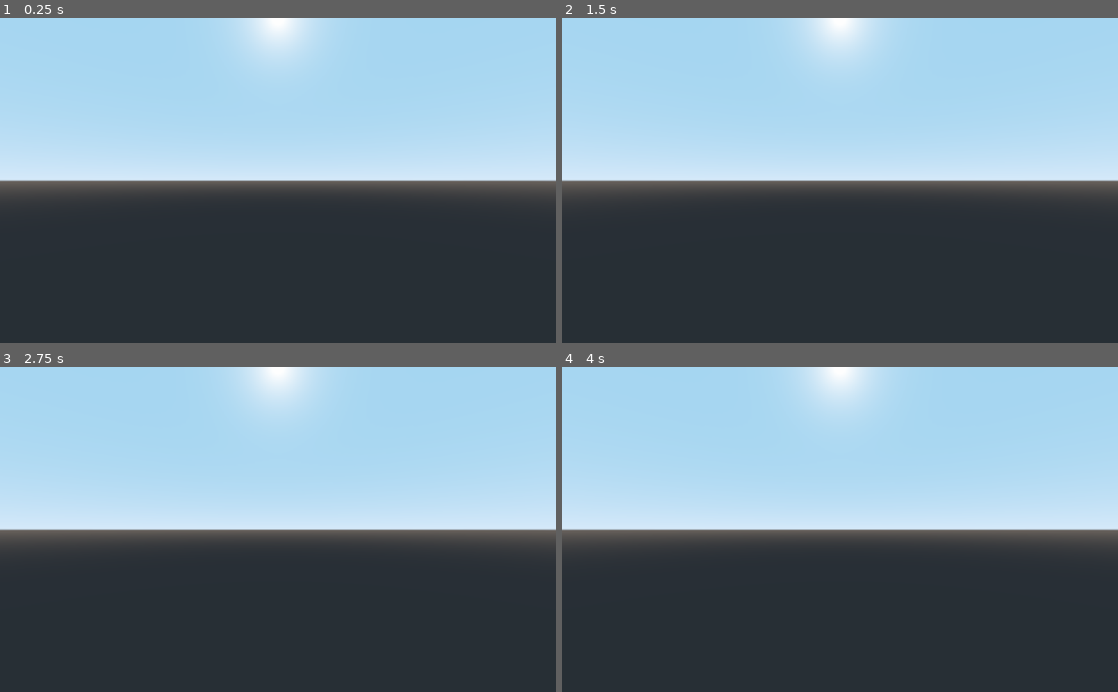
Above: before the commit, frames 1-4 (two rows, left to right).
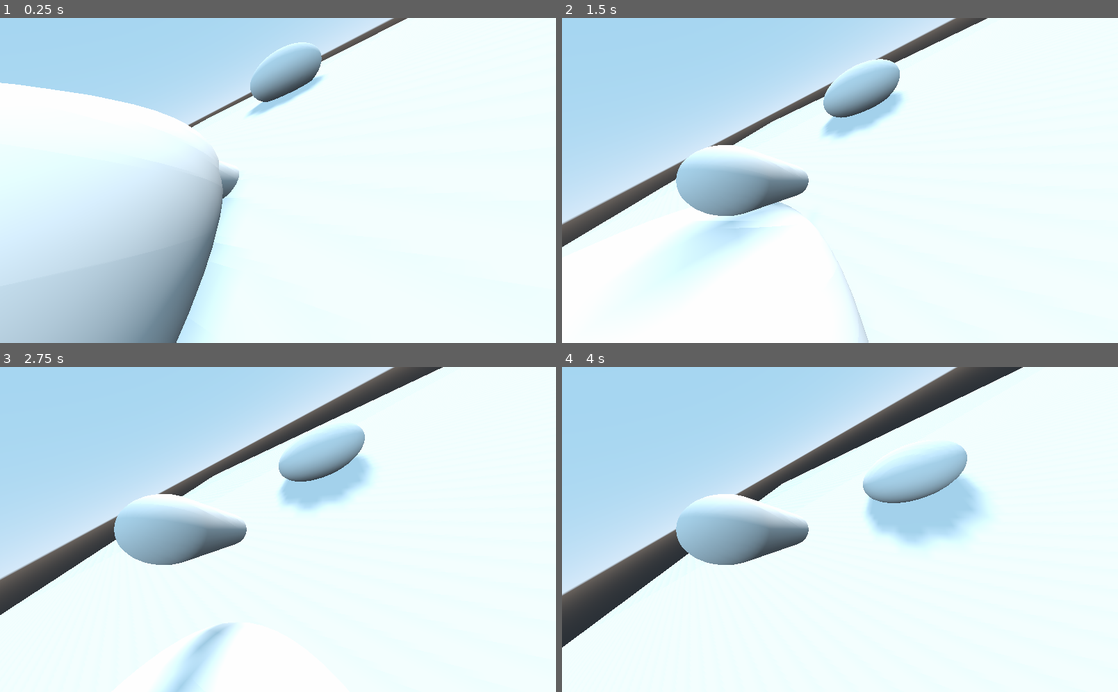
Above: after the commit, the same moments.

Repository: Tass0sm/brine-shrimp-sim-2
Game: Godot game, scene res://main_world.tscn
Two runs of this game, one before a commit and one after it. Both use one fixed random seed, a clock stepped at 60 frames per second and the inputs below. Before the commit the project has no main scene; this scene is started directly in both runs.
Inputs:
- Up to frame 1 (0.25 s): no input
- Up to frame 2 (1.5 s): no input
- Up to frame 3 (2.75 s): no input
- Up to frame 4 (4 s): no input

The runs differ from the first frame. In frame 1, 86% of the frame differs, in the area x 0-100%, y 0-100%; in frame 2, 79%; in frame 3, 77%; in frame 4, 76%.

Commit message:
added player, random movement

Diff:
--- a/main_world.tscn
+++ b/main_world.tscn
@@ -1,6 +1,6 @@
-[gd_scene load_steps=4 format=2]
+[gd_scene load_steps=6 format=2]
 
-[ext_resource path="res://player.tscn" type="PackedScene" id=1]
+[ext_resource path="res://Player.tscn" type="PackedScene" id=1]
 
 [sub_resource type="BoxShape" id=1]
 extents = Vector3( 30, 1, 30 )
@@ -8,12 +8,13 @@
 [sub_resource type="CubeMesh" id=2]
 size = Vector3( 60, 2, 60 )
 
+[sub_resource type="SphereShape" id=3]
+radius = 2.0
+
+[sub_resource type="SphereMesh" id=4]
+radius = 2.0
+
 [node name="main_world" type="Spatial"]
-
-[node name="player" parent="." instance=ExtResource( 1 )]
-visible = false
-
-[node name="Camera" type="Camera" parent="player"]
 
 [node name="Ground" type="StaticBody" parent="."]
 transform = Transform( 1, 0, 0, 0, 1, 0, 0, 0, 1, 0, -1, 0 )
@@ -28,3 +29,24 @@
 [node name="DirectionalLight" type="DirectionalLight" parent="."]
 transform = Transform( 0.989634, 0.143614, 7.37335e-09, -0.122487, 0.844054, 0.522082, 0.074978, -0.51667, 0.852895, 0, 2.65283, 0 )
 shadow_enabled = true
+
+[node name="Rock001" type="StaticBody" parent="."]
+transform = Transform( 1, 0, 0, 0, 1, 0, 0, 0, 1, 3, 0.5, 0 )
+
+[node name="CollisionShape" type="CollisionShape" parent="Rock001"]
+shape = SubResource( 3 )
+
+[node name="MeshInstance" type="MeshInstance" parent="Rock001"]
+mesh = SubResource( 4 )
+
+[node name="Rock002" type="StaticBody" parent="."]
+transform = Transform( 1, 0, 0, 0, 1, 0, 0, 0, 1, 2.03542, 0.342689, 8.99336 )
+
+[node name="CollisionShape" type="CollisionShape" parent="Rock002"]
+shape = SubResource( 3 )
+
+[node name="MeshInstance" type="MeshInstance" parent="Rock002"]
+transform = Transform( 1, 0, 0, 0, 1, 0, 0, 0, 1, 0.289485, 0.342338, -0.0119114 )
+mesh = SubResource( 4 )
+
+[node name="Player" parent="." instance=ExtResource( 1 )]
--- a/player.gd
+++ b/player.gd
@@ -1,16 +1,41 @@
-extends Spatial
+extends KinematicBody
 
+# var rng = RandomNumberGenerator.new()
 
-# Declare member variables here. Examples:
-# var a = 2
-# var b = "text"
+var base_speed = 0.8
+var base_swim_freq = 0.65
+var base_direction_delta = 0.01
 
+var time : float
 
-# Called when the node enters the scene tree for the first time.
-func _ready():
-	pass # Replace with function body.
+var direction = Vector3.ZERO
+var magnitude : float
+var velocity = Vector3.ZERO
 
+func initialize():
+	# time = 0
+	# magnitude = base_speed*((cos(2*PI*base_swim_freq*time)) + 1.5)
+	var x = rand_range(-1.0,1.0)
+	var y = rand_range(-1.0,1.0)
+	var z = rand_range(-1.0,1.0)
+	direction = Vector3(x,y,z)
+	direction = direction.normalized()
 
-# Called every frame. 'delta' is the elapsed time since the previous frame.
-# func _process(delta):
-#	pass
+func _physics_process(_delta):
+	# warning-ignore:return_value_discarded
+	time += _delta
+	direction = get_direction()
+	magnitude = get_forward_speed()
+	velocity = magnitude*direction
+	move_and_slide(velocity)
+	rotation = direction
+
+func get_forward_speed():
+	return base_speed*((cos(2*PI*base_swim_freq*time)) + 1.5)
+
+func get_direction():
+	var dx = base_direction_delta*sin(0.42*time)
+	var dy = base_direction_delta*sin(0.35*time)
+	var dz = base_direction_delta*sin(0.3*time)
+	var temp_direction = direction + Vector3(dx, dy, dz)
+	return temp_direction.normalized()
--- a/player.tscn
+++ b/player.tscn
@@ -1,11 +1,25 @@
-[gd_scene load_steps=3 format=2]
+[gd_scene load_steps=4 format=2]
 
-[ext_resource path="res://player.gd" type="Script" id=1]
+[ext_resource path="res://Player.gd" type="Script" id=1]
 
-[sub_resource type="CubeMesh" id=1]
+[sub_resource type="CapsuleShape" id=1]
+radius = 0.5
 
-[node name="player" type="Spatial"]
+[sub_resource type="CapsuleMesh" id=2]
+radius = 0.25
+
+[node name="Player" type="KinematicBody"]
 script = ExtResource( 1 )
 
+[node name="Body" type="CollisionShape" parent="."]
+shape = SubResource( 1 )
+
 [node name="MeshInstance" type="MeshInstance" parent="."]
-mesh = SubResource( 1 )
+transform = Transform( 1, 0, 0, 0, 1, 0, 0, 0, 1, 0.765885, 1.19209e-07, 1.83557 )
+mesh = SubResource( 2 )
+
+[node name="Pivot" type="Spatial" parent="."]
+transform = Transform( -1, 0, -8.74228e-08, 0, 1, 0, 8.74228e-08, 0, -1, 0, 0, 0.5 )
+
+[node name="Camera" type="Camera" parent="Pivot"]
+fov = 110.0
--- a/project.godot
+++ b/project.godot
@@ -11,6 +11,7 @@
 [application]
 
 config/name="Brine Shrimp Simulator"
+run/main_scene="res://main_world.tscn"
 config/icon="res://icon.png"
 
 [gui]
Not shown, added: main_menu_illustration.png.import
